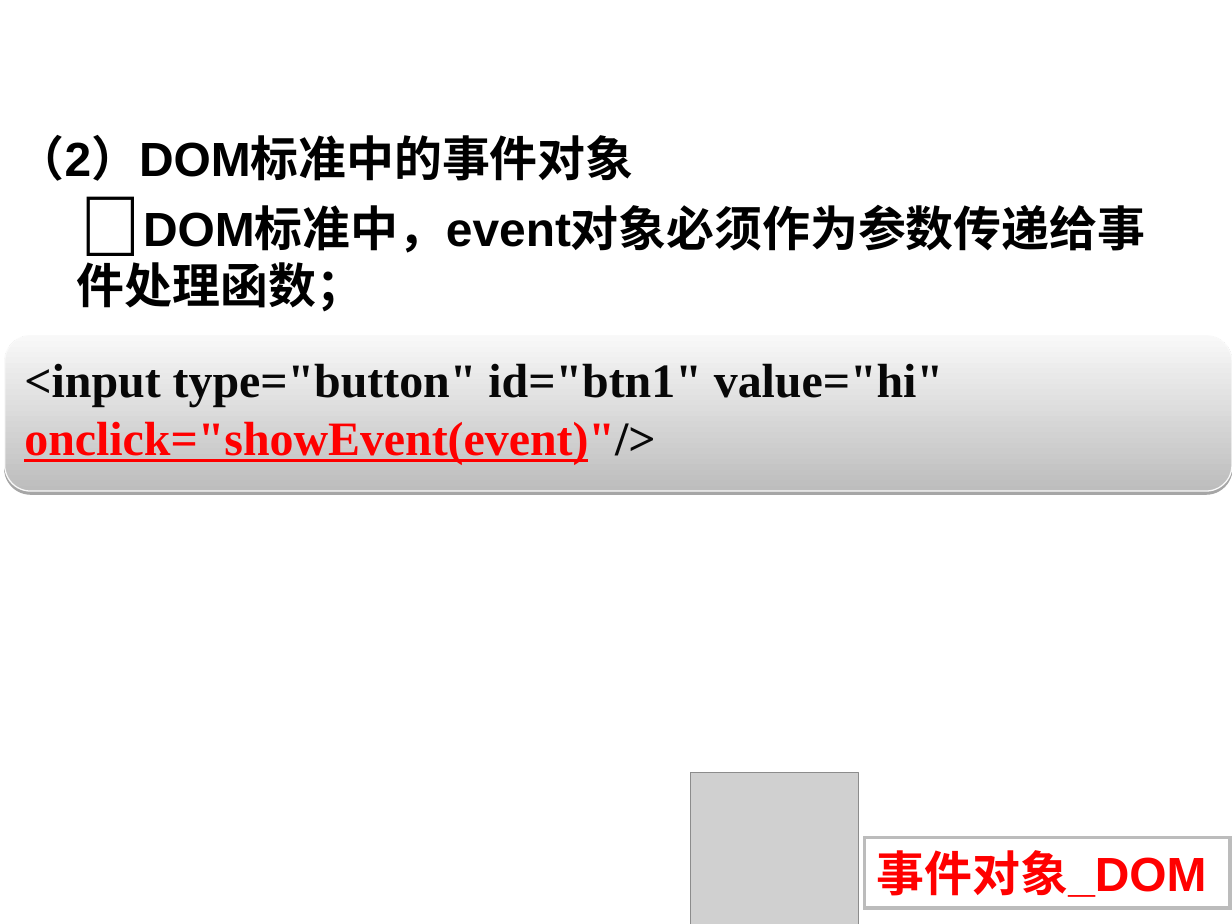
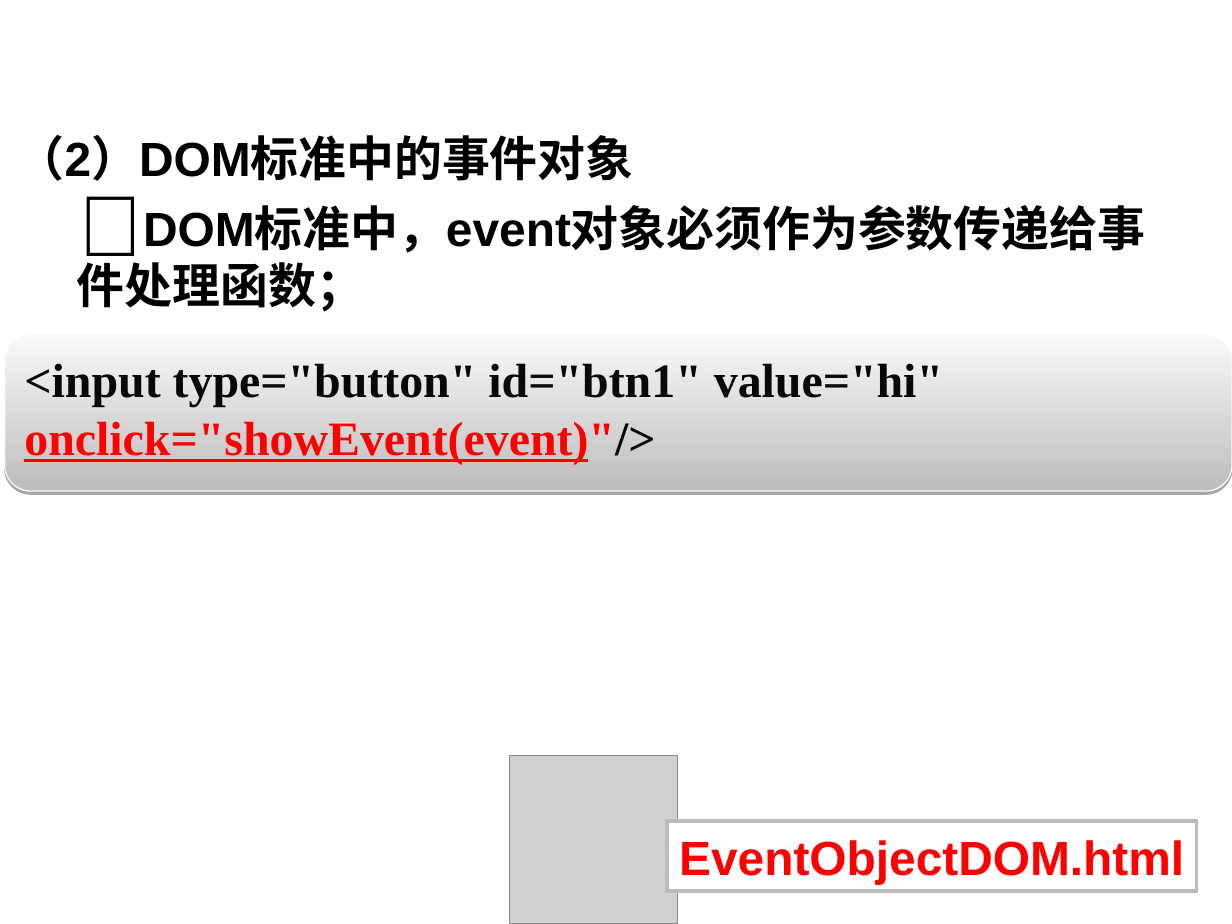
Before and after one commit to lxn56975/webdev, a slide deck: slide 111 of Chapter4Javascript.ppt. Drawn at 1232x924 pixels with LibreOffice and Linux fonts; fonts in the diff are those of the drawing; grey boxes stand for pictures; background and template pictures are left out. Boxes give left, top, right and bottom in pixels: in the first picture for what was removed or moved away, otherwise in the second. Text is boxed around its words. In the diff, an @@ line names an element or a change of style, - is before the commit and + after.

```diff
--- a/Chapter4Javascript.ppt
+++ b/Chapter4Javascript.ppt
@@ picture: place and size @@
-picture at (690,772,857,924)
+picture at (509,756,676,924)
@@ rectangle "EventObjectDOM.html": place and size @@
-rectangle "EventObjectDOM.html" at (865,838,1231,908)
+rectangle "EventObjectDOM.html" at (667,821,1196,891)
@@ text in rectangle at (679,840,1184,884): text changed @@
-事件对象_DOM
+EventObjectDOM.html
```
Also in this commit, not shown: 2 other slides changed, 1 other file.
